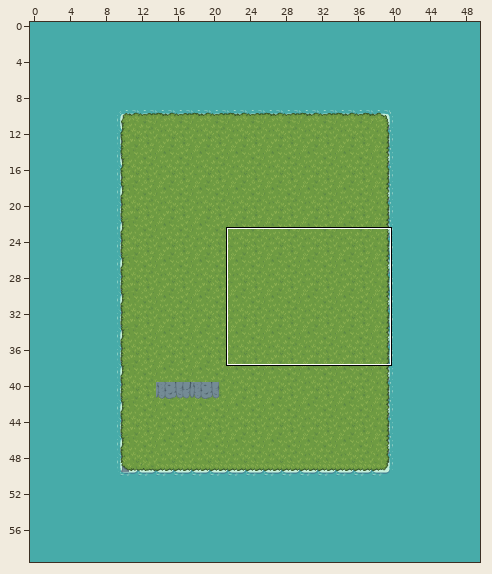
An edit to a level. Tiled map, games/bard_battle/assets/tiled_projects/maps/brawlers_ballad.tmx. Above, an overview of the earlier version with the close-up marked.
Close-up. First the earlier version:
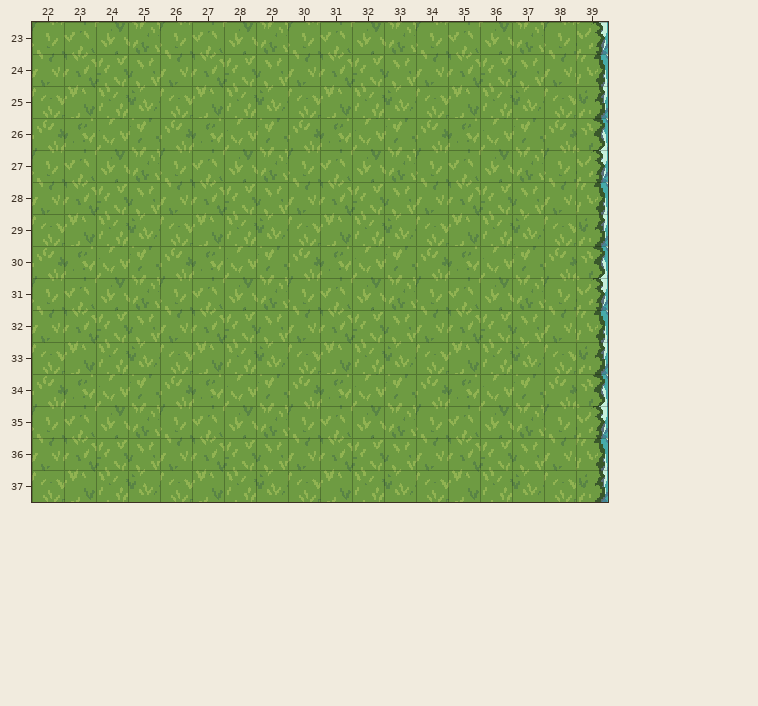
Cells are 32x32 px. Shown: x 22..39, y 23..37. The commit also changed other parts of the map, which this record leaves out. Tiles whose own drawing changed are shown in their newer look in all pictures.
Once edited:
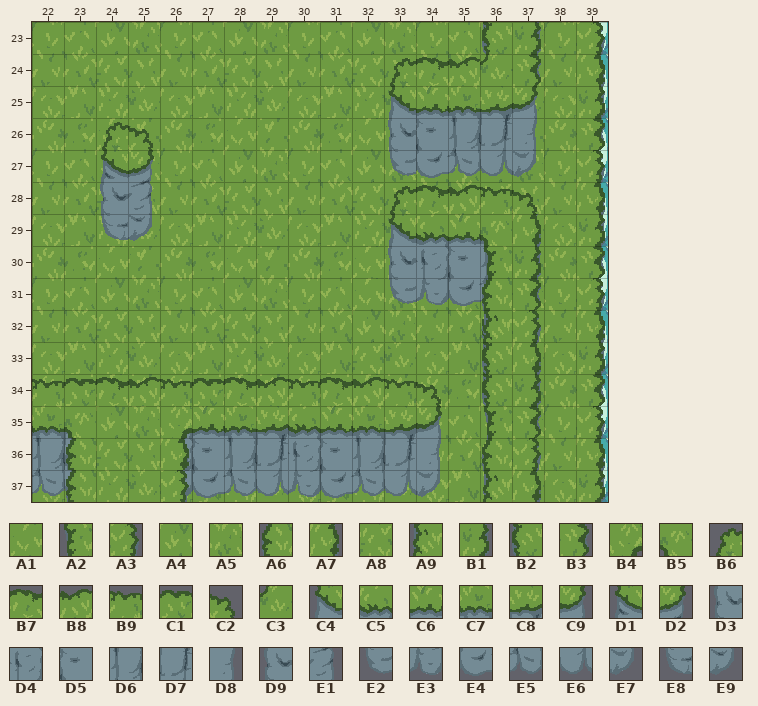
Key: from "tilemap_color1": A1 21, A2 28, A3 33, A4 39, A5 40, A6 46, A7 51, A8 57, A9 64, B1 69, B2 82, B3 87, B4 96, B5 98, B6 118, B7 119, B8 120, B9 121, C1 122, C2 123, C3 134, C4 136, C5 137, C6 138, C7 139, C8 140, C9 141, D1 142, D2 143, D3 154, D4 155, D5 156, D6 157, D7 158, D8 159, D9 160, E1 161, E2 172, E3 173, E4 174, E5 175, E6 176, E7 177, E8 178, E9 179.
__ is an empty cell.
Edits made:
Layer "Elevation":
y 23: x 36..37 __ __ -> B2 B1
y 24: x 33..37 __ __ __ __ __ -> B6 B7 B8 C3 B3
y 25: x 33..37 __ __ __ __ __ -> C4 C6 C7 C8 C9
y 26: x 24..25 __ __ -> B6 C2; x 33..37 __ __ __ __ __ -> D3 D5 D6 D7 D8
y 27: x 24..25 __ __ -> D1 D2; x 33..37 __ __ __ __ __ -> E2 E4 E5 E6 E7
y 28: x 24..25 __ __ -> D9 E1
y 29: x 24..25 __ __ -> E8 E9; x 33..37 __ __ __ __ __ -> C4 C5 C6 C7 A7
y 30: x 33..37 __ __ __ __ __ -> D3 D4 D5 D6 B1
y 31: x 32..37 __ __ __ __ __ __ -> A1 E2 E3 E4 E5 B3
y 32: x 32..33 __ __ -> A4 A5; x 36..37 __ __ -> A6 A3
y 33: x 32 __ -> A8; x 36..37 __ __ -> A9 A7
y 34: x 22..34 __ __ __ __ __ __ __ __ __ __ __ __ __ -> B9 C1 B7 B8 B9 C1 B7 B8 B9 B7 B8 B9 C2; x 36..37 __ __ -> B2 B1
y 35: x 22..23 __ __ -> C7 C8; x 26..34 __ __ __ __ __ __ __ __ __ -> C5 C6 C7 C8 C5 C6 C7 C8 C9; x 37 __ -> B3
y 36: x 22..23 __ __ -> D6 D7; x 26..34 __ __ __ __ __ __ __ __ __ -> D4 D5 D6 D7 D4 D5 D6 D7 D8; x 37 __ -> A3
y 37: x 22..23 __ __ -> E5 E6; x 26..34 __ __ __ __ __ __ __ __ __ -> E3 E4 E5 E6 E3 E4 E5 E6 E7; x 37 __ -> A7
Layer "Ramps":
y 28: x 33..37 __ __ __ __ __ -> B6 B7 B8 B9 C2
y 29: x 36 __ -> B5
y 30: x 36 __ -> A2
y 31: x 36 __ -> A6
y 32: x 36 __ -> A9
y 33: x 36 __ -> B2
y 35: x 23 __ -> B5; x 26 __ -> B4; x 36 __ -> A2
y 36: x 23 __ -> A6; x 26 __ -> A7; x 36 __ -> A6
y 37: x 23 __ -> A6; x 26 __ -> A3; x 36 __ -> A9
Boxes around the changes in both close-ups, in picture pixels (x1, y1, x2, y2):
added: (32, 22, 541, 502)
